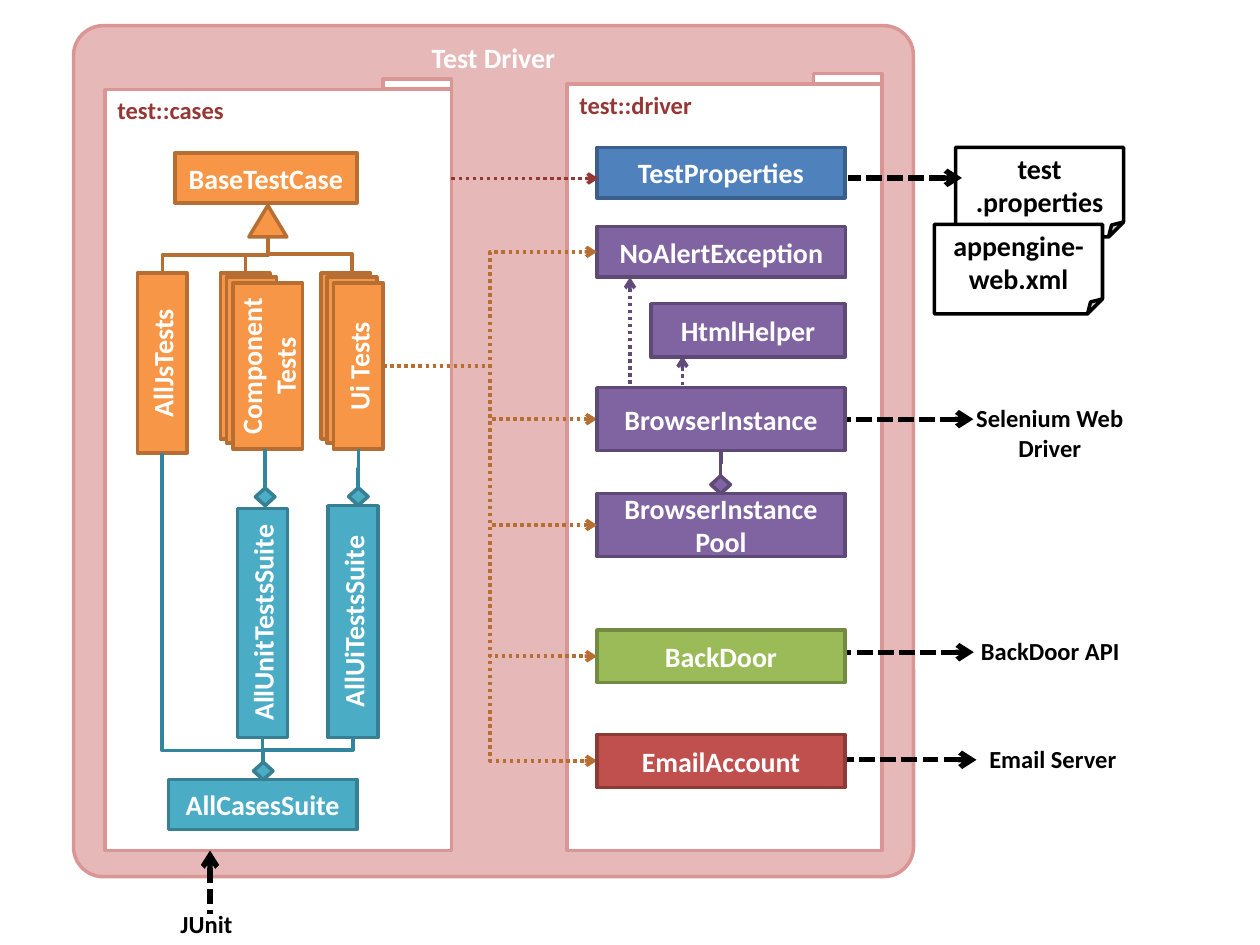
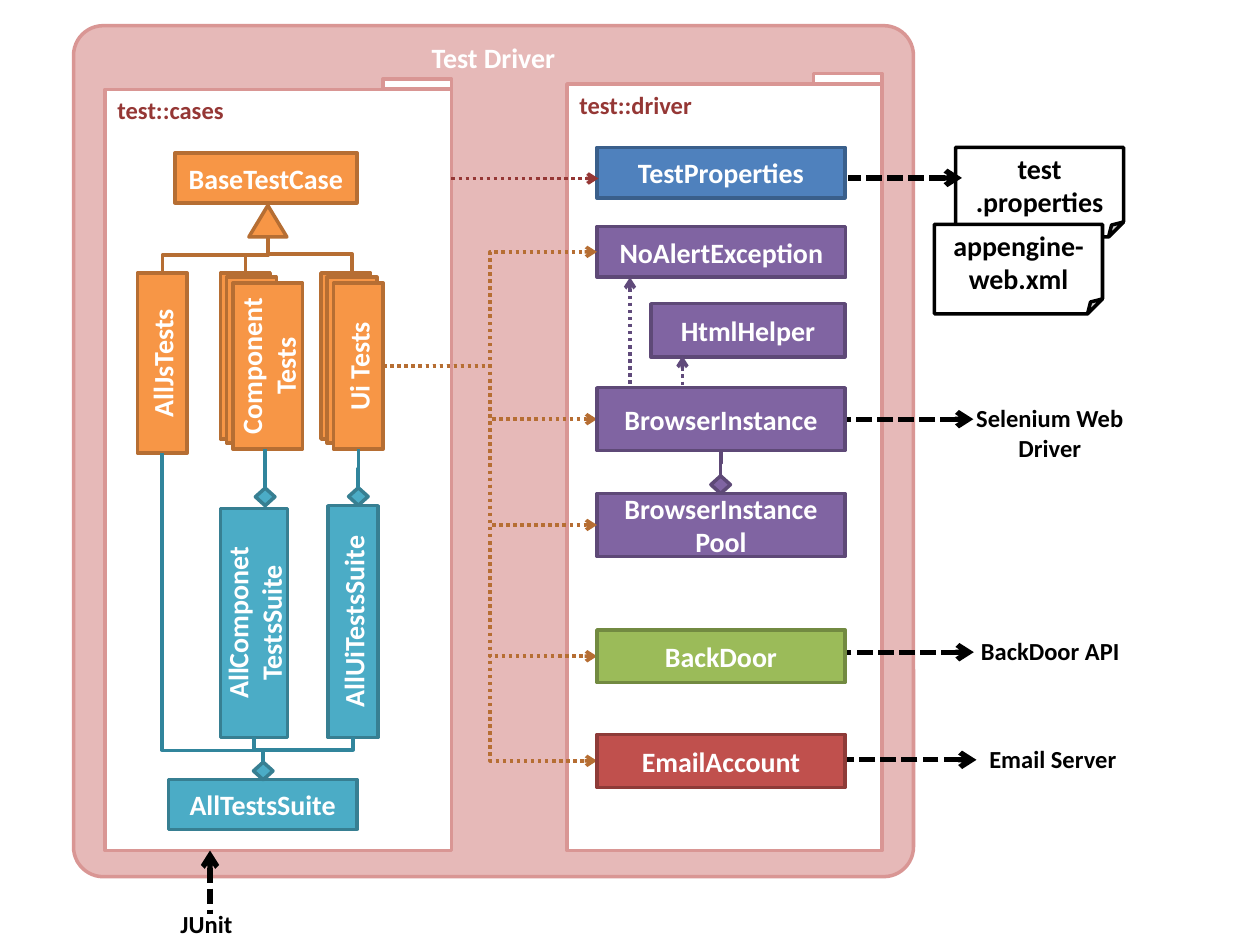
Before and after one commit to TEAMMATES/teammates, a slide deck: slide 1 of doc/diagrams/TestDriverComponent.pptx. Drawn at 1260x945 pixels with LibreOffice and Linux fonts; fonts in the diff are those of the drawing. Boxes give left, top, right and bottom in pixels: in the first picture for what was removed or moved away, otherwise in the second. Text is boxed around its words. In the diff, an @@ line names an element or a change of style, - is before the commit and + after.

Commit message:
fixed typos in TestDriverComponentDiagrm

```diff
--- a/doc/diagrams/TestDriverComponent.pptx
+++ b/doc/diagrams/TestDriverComponent.pptx
@@ rectangle "AllComponet TestsSuite" resized from (x1=237, y1=509, x2=287, y2=738) to (x1=221, y1=508, x2=288, y2=738) @@
@@ text in rectangle at (x1=222, y1=562, x2=289, y2=694): text changed @@
-AllUnitTestsSuite
+AllComponet
+TestsSuite
@@ elbow line moved from (262, 737) - (263, 762) to (255, 737) - (263, 762) @@
@@ text in rectangle at (x1=190, y1=795, x2=336, y2=815): text changed @@
-AllCasesSuite
+AllTestsSuite
```
